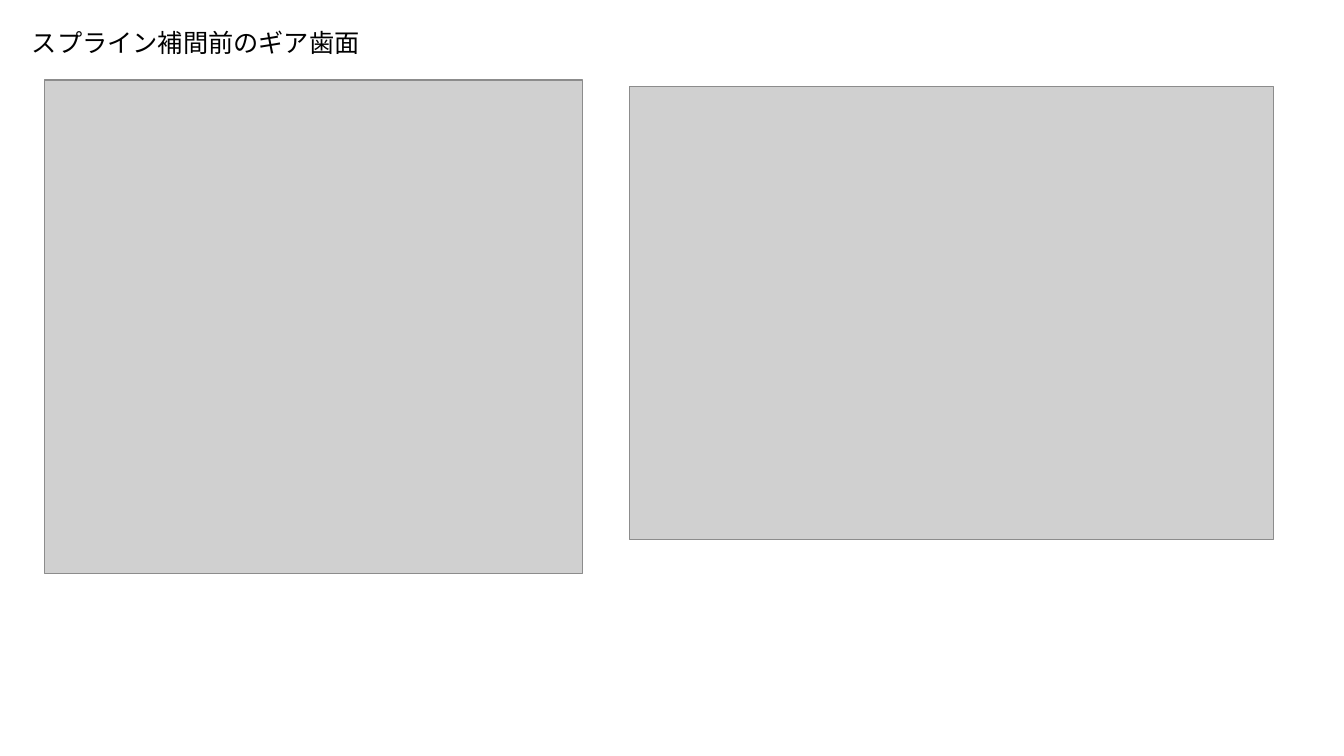
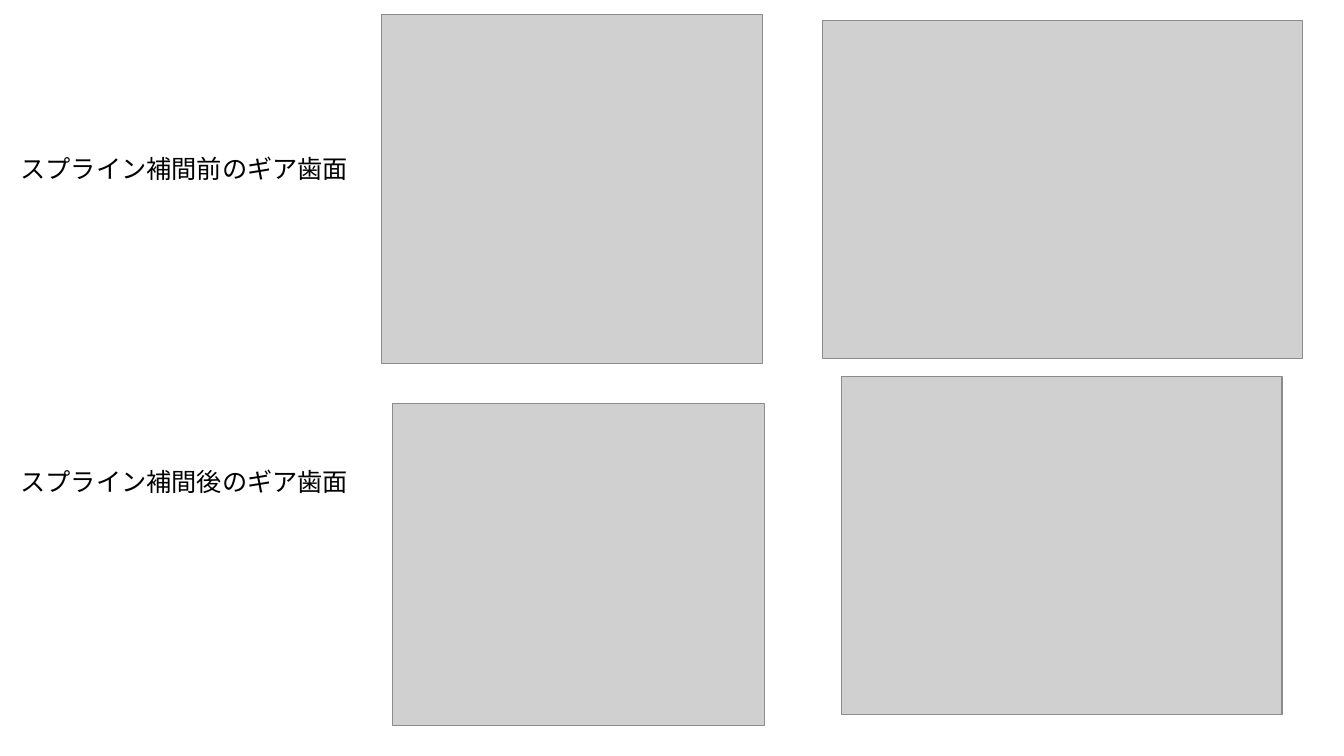
Before and after one commit to gakuseishitsu/bevel_gear, a slide deck: slide 1 of spiral_bebel_gear_Klingelnberg.pptx. Drawn at 1344x756 pixels with LibreOffice and Linux fonts; fonts in the diff are those of the drawing; grey boxes stand for pictures. Boxes give left, top, right and bottom in pixels: in the first picture for what was removed or moved away, otherwise in the second. Text is boxed around its words. In the diff, an @@ line names an element or a change of style, - is before the commit and + after.

```diff
--- a/spiral_bebel_gear_Klingelnberg.pptx
+++ b/spiral_bebel_gear_Klingelnberg.pptx
@@ picture: place and size @@
-picture at (44, 80, 583, 573)
+picture at (382, 14, 763, 363)
@@ picture: place and size @@
-picture at (629, 87, 1273, 540)
+picture at (823, 20, 1304, 358)
@@ text "スプライン補間前のギア歯面": place and size @@
-text "スプライン補間前のギア歯面" at (32, 30, 360, 54)
+text "スプライン補間前のギア歯面" at (20, 156, 348, 180)
@@ picture added at (842, 376, 1282, 714) @@
@@ picture added at (392, 404, 765, 726) @@
@@ text added at (20, 469, 348, 493), 18 pt, text #000000 @@
+スプライン補間後のギア歯面
```
Also in this commit, not shown: 1 other file.
